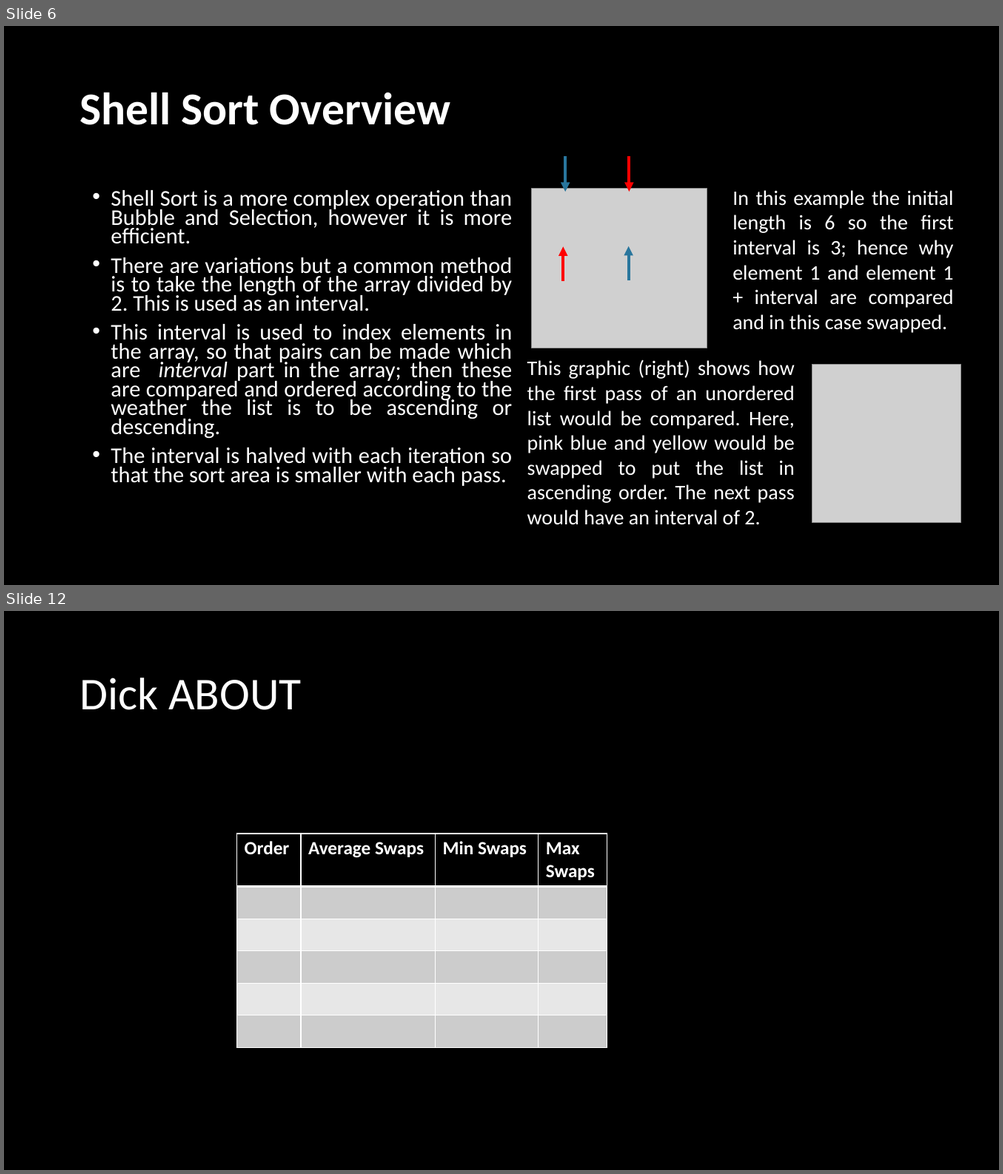
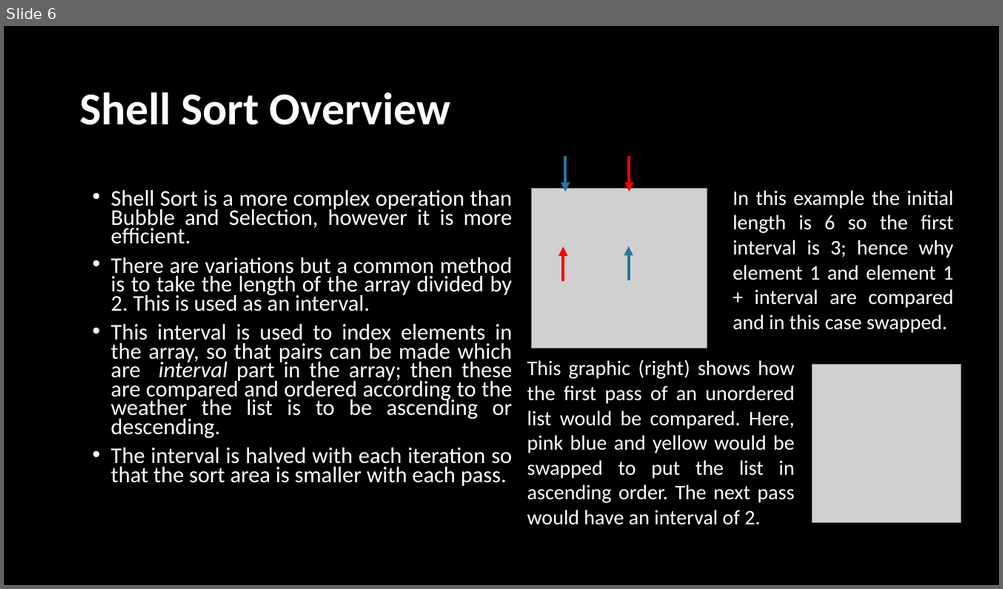
Before and after one commit to Maximilian72/ALGO_CW1, a slide deck: CW1/B00759381_CW1.pptx. Shown one above the other, each under a label of ours: slides 6 and 12 before the commit, slide 6 after it; the slides between them are not shown. The pictures are 1003x1174 and 1003x589 pixels, drawn with LibreOffice and Linux fonts; fonts in the diff are those of the drawing; grey boxes stand for pictures. Boxes give left, top, right and bottom in pixels: in the first picture for what was removed or moved away, otherwise in the second. Text is boxed around its words. In the diff, an @@ line names an element or a change of style, - is before the commit and + after.

```diff
--- a/CW1/B00759381_CW1.pptx
+++ b/CW1/B00759381_CW1.pptx
@@ slide 12 removed at bbox=[4, 611, 999, 1170], background #000000 @@
@@ title removed at bbox=[79, 678, 301, 710] @@
-Dick ABOUT
@@ table removed at bbox=[237, 834, 607, 1048], 6 rows, 4 columns @@
-Order | Average Swaps | Min Swaps | Max Swaps
- |  |  | 
- |  |  | 
- |  |  | 
- |  |  | 
- |  |  | 
```
Also in this commit, not shown: 5 slides changed, 2 slides added, 2 other slides removed, 18 other files.
